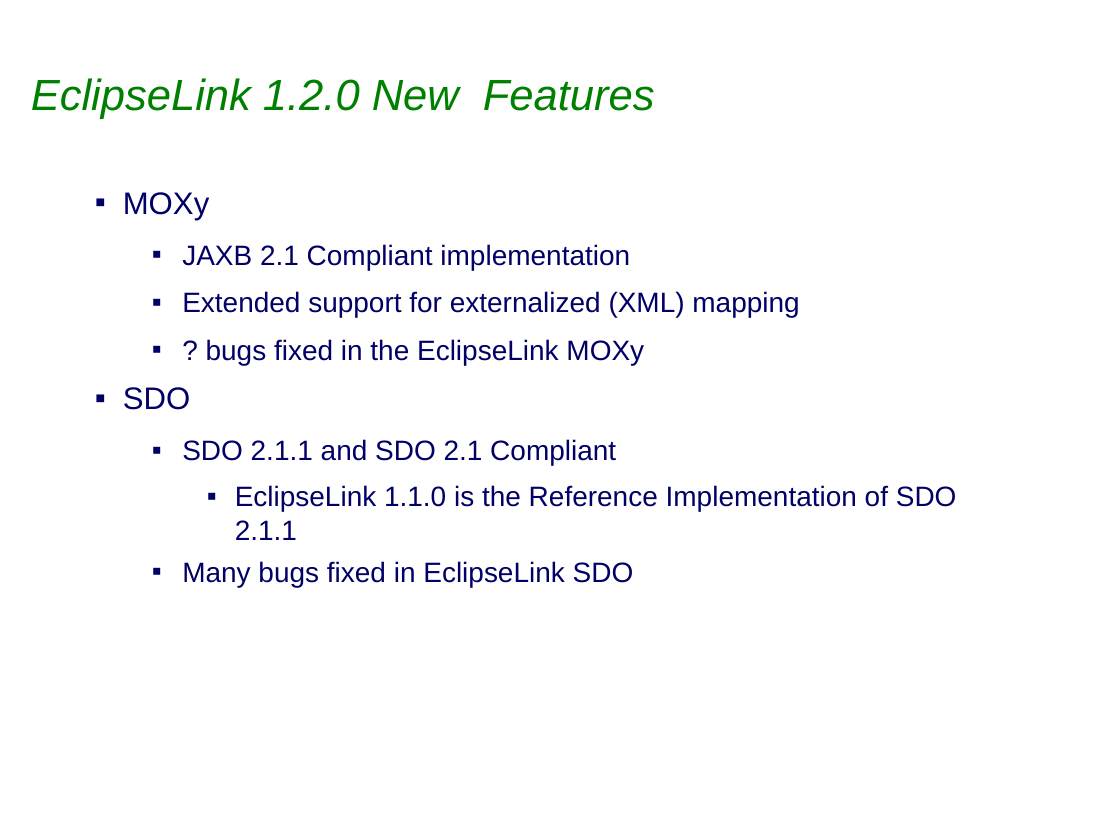
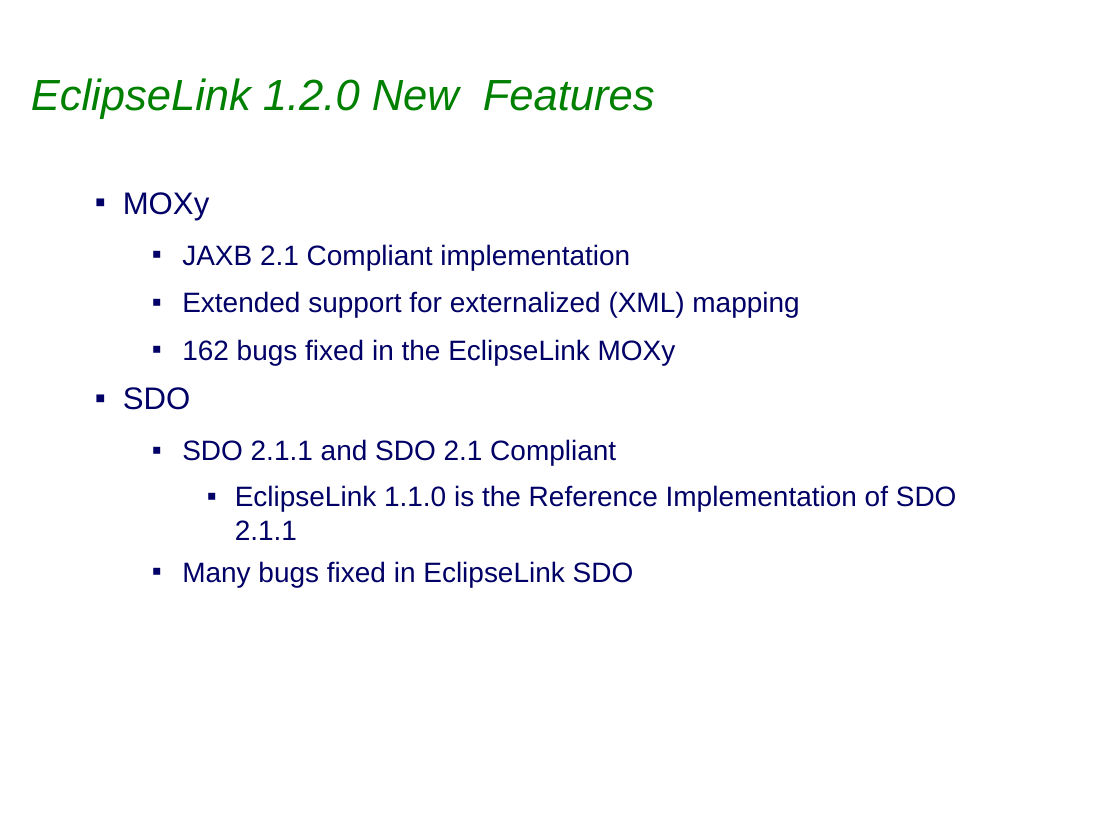
Before and after one commit to bfg-repo-cleaner-demos/eclipselink.runtime-bfg-strip-big-blobs, a slide deck: slide 5 of project-admin/Eclipselink_1.2.0_Release_Review.ppt (slide 6 before the commit). Drawn at 1120x840 pixels with LibreOffice and Linux fonts; fonts in the diff are those of the drawing; background and template pictures are left out. Boxes give left, top, right and bottom in pixels: in the first picture for what was removed or moved away, otherwise in the second. Text is boxed around its words. In the diff, an @@ line names an element or a change of style, - is before the commit and + after.

```diff
--- a/project-admin/Eclipselink_1.2.0_Release_Review.ppt
+++ b/project-admin/Eclipselink_1.2.0_Release_Review.ppt
@@ text at [182,339,676,365]: text changed @@
-  ▪ ? bugs fixed in the EclipseLink MOXy
+  ▪ 162 bugs fixed in the EclipseLink MOXy
```
Also in this commit, not shown: 9 other slides changed, 1 slide removed.
